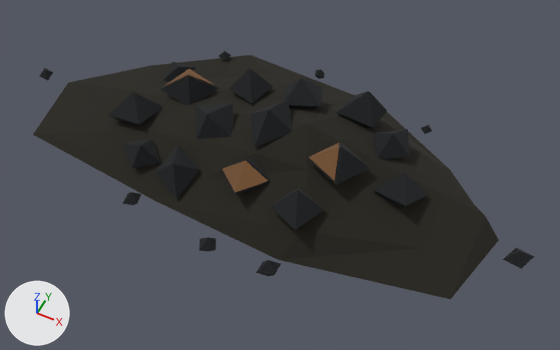
One commit to the glTF model docs/concept-art/models/env-nodule-bed.glb: the scene before it, then after it.
Rendered twice from a 50 mm camera at (5.58, -10.37, 12.47) aimed at (0.67, -0.53, 0.17). Arrows for +X, +Y and +Z are at lower left; the lights stay in place. The older version comes first. Where no turn or scale is listed for an object, it has been applied to the vertices. Vertices at exactly the same position are counted once.

The older version as bpy lines, for what is in view:
```python
ob_nodule_01_glint = bpy.data.objects.new('nodule_01_glint', me_mesh_24)
ob_nodule_01_glint.location = (0.0, 0.0, 0.0)
ob_nodule_04_glint = bpy.data.objects.new('nodule_04_glint', me_mesh_25)
ob_nodule_04_glint.location = (0.0, 0.0, 0.0)
ob_nodule_05 = bpy.data.objects.new('nodule_05', me_mesh_5)
ob_nodule_05.location = (0.0, 0.0, 0.0)
ob_nodule_07_glint = bpy.data.objects.new('nodule_07_glint', me_mesh_26)
ob_nodule_07_glint.location = (0.0, 0.0, 0.0)
ob_nodule_17 = bpy.data.objects.new('nodule_17', me_mesh_17)
ob_nodule_17.location = (0.0, 0.0, 0.0)
ob_nodule_18 = bpy.data.objects.new('nodule_18', me_mesh_18)
ob_nodule_18.location = (0.0, 0.0, 0.0)
ob_nodule_19 = bpy.data.objects.new('nodule_19', me_mesh_19)
ob_nodule_19.location = (0.0, 0.0, 0.0)
ob_nodule_22 = bpy.data.objects.new('nodule_22', me_mesh_22)
ob_nodule_22.location = (0.0, 0.0, 0.0)
ob_nodule_23 = bpy.data.objects.new('nodule_23', me_mesh_23)
ob_nodule_23.location = (0.0, 0.0, 0.0)
# also in view: 'nodule_03' at (0.43, 1.04, 1.05); 'nodule_08' at (0.25, -0.1, 1.16); 'nodule_16' at (5.76, -0.43, 0.21); 'nodule_13' at (2.64, 0.71, 0.86); 'nodule_11' at (3.23, -0.29, 0.7)
```
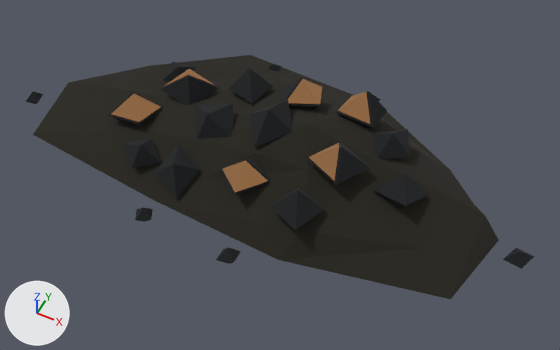
The newer file is also rescaled (x1.024) as a whole; pictures and numbers use the older file's frame.

Changed parts and their boxes (x1, y1, x2, y2) in the pictures (560 x 350 px):
'nodule_04_glint', surface changed (lighter): (223, 160, 268, 192) in both
'nodule_05_glint', added: after (112, 94, 161, 122)
'nodule_03_glint', added: after (288, 79, 322, 104)
'nodule_06_glint', added: after (338, 92, 370, 124)
'nodule_01_glint', surface changed (lighter): (309, 143, 339, 181) in both
'nodule_17', moved: before (256, 260, 281, 276); after (216, 247, 241, 264)
'nodule_18', moved: before (199, 237, 216, 251); after (135, 208, 152, 222)
'nodule_19', moved: before (123, 192, 141, 205); after (26, 92, 43, 104)
'nodule_07_glint', surface changed: (166, 69, 214, 85) in both
'nodule_20', reshaped: before (40, 68, 53, 81); after (268, 64, 281, 71)
'nodule_21', moved: before (219, 51, 231, 61); after (372, 94, 381, 101)
'nodule_22', deleted: before (315, 69, 325, 79)
'nodule_23', deleted: before (421, 125, 432, 134)
'nodule_05', unchanged, covered by the edit: (108, 92, 163, 127) in both
'nodule_03', unchanged, covered by the edit: (283, 78, 323, 110) in both

Patch to the scene script:
```diff
--- a/docs/concept-art/models/env-nodule-bed.glb.py
+++ b/docs/concept-art/models/env-nodule-bed.glb.py
@@ mat_ore_trace @@
 mat_ore_trace.emission_color = (0.195, 0.0931, 0.0343)  # brown #7a5634
-mat_ore_trace.emission_strength = 0.725
+mat_ore_trace.emission_strength = 1.268
@@ me_mesh_17 @@
-me_mesh_17.from_pydata(...)  # 6 vertices, 8 faces; spans x 1.362..1.737, y -3.011..-2.566, z 0.0..0.395
+me_mesh_17.from_pydata(...)  # 6 vertices, 8 faces; spans x 0.532..0.907, y -3.094..-2.649, z 0.0..0.395
+# me_mesh_17 part 1: the whole mesh is moved by (-0.83, -0.083, 0.0)
 me_mesh_17.materials.append(mat_stone_dark)
@@ me_mesh_18 @@
-me_mesh_18.from_pydata(...)  # 6 vertices, 8 faces; spans x 0.012..0.435, y -3.043..-2.599, z 0.0..0.394
+me_mesh_18.from_pydata(...)  # 6 vertices, 8 faces; spans x -1.52..-1.097, y -2.969..-2.524, z 0.0..0.394
+# me_mesh_18 part 2: the whole mesh is moved by (-1.532, 0.075, 0.0)
 me_mesh_18.materials.append(mat_stone_dark)
@@ me_mesh_19 @@
-me_mesh_19.from_pydata(...)  # 6 vertices, 8 faces; spans x -1.941..-1.587, y -2.703..-2.285, z 0.0..0.371
+me_mesh_19.from_pydata(...)  # 6 vertices, 8 faces; spans x -5.687..-5.333, y -1.154..-0.736, z 0.0..0.371
+# me_mesh_19 part 3: the whole mesh is moved by (-3.746, 1.549, 0.0)
 me_mesh_19.materials.append(mat_stone_dark)
@@ me_mesh_20 @@
-me_mesh_20.from_pydata(...)  # 6 vertices, 8 faces; spans x -5.973..-5.667, y -0.269..0.026, z 0.0..0.307
-me_mesh_20.vertices[0].co = (-5.808, -0.147, 0.307)  # pixel (44, 70)
-me_mesh_20.vertices[1].co = (-5.973, 0.026, 0.19)  # pixel (44, 67)
-me_mesh_20.vertices[2].co = (-5.937, -0.24, 0.143)  # pixel (39, 75)
-me_mesh_20.vertices[3].co = (-5.832, -0.096, 0.0)
-me_mesh_20.vertices[4].co = (-5.667, -0.269, 0.116)  # pixel (47, 80)
-me_mesh_20.vertices[5].co = (-5.702, -0.003, 0.164)  # pixel (53, 72)
+me_mesh_20.from_pydata(...)  # 6 vertices, 8 faces; spans x -1.176..-0.873, y 2.36..2.654, z 0.0..0.299
+# me_mesh_20 part 4
+me_mesh_20.vertices[0].co = (-1.055, 2.475, 0.299)  # pixel (271, 64)
+me_mesh_20.vertices[1].co = (-0.913, 2.36, 0.14)
+me_mesh_20.vertices[2].co = (-0.873, 2.618, 0.204)  # pixel (281, 66)
+me_mesh_20.vertices[3].co = (-0.995, 2.539, 0.0)
+me_mesh_20.vertices[4].co = (-1.136, 2.654, 0.159)  # pixel (272, 63)
+me_mesh_20.vertices[5].co = (-1.176, 2.395, 0.095)
 me_mesh_20.materials.append(mat_stone_dark)
@@ me_mesh_21 @@
-me_mesh_21.from_pydata(...)  # 6 vertices, 8 faces; spans x -2.47..-2.192, y 2.262..2.579, z 0.0..0.269
+me_mesh_21.from_pydata(...)  # 6 vertices, 8 faces; spans x 1.411..1.689, y 2.414..2.731, z 0.0..0.269
+# me_mesh_21 part 5: the whole mesh is moved by (3.881, 0.152, 0.0)
 me_mesh_21.materials.append(mat_stone_dark)
@@ me_mesh_26_1 @@
+me_mesh_26_1.from_pydata([(1.723, 1.435, 1.384), (1.292, 0.953, 1.058), (2.047, 0.965, 0.966), (1.307, 1.69, 0.872)], [], [(0, 1, 2), (1, 0, 3)])
+me_mesh_26_1.materials.append(mat_ore_trace)  # black #0b0805, glowing brown #7a5634
@@ me_mesh_25_1 @@
+me_mesh_25_1.from_pydata([(-2.956, -0.45, 0.961), (-3.331, -0.902, 0.559), (-2.576, -0.899, 0.645), (-2.495, -0.157, 0.506)], [], [(0, 1, 2), (2, 3, 0)])
+me_mesh_25_1.materials.append(mat_ore_trace)  # black #0b0805, glowing brown #7a5634
@@ me_mesh_23_1 @@
+me_mesh_23_1.from_pydata([(0.395, 1.095, 1.486), (0.23, 0.582, 1.138), (0.955, 0.785, 1.244), (0.695, 1.478, 1.068)], [], [(0, 1, 2), (2, 3, 0)])
+me_mesh_23_1.materials.append(mat_ore_trace)  # black #0b0805, glowing brown #7a5634
@@ ob_nodule_22 @@
-ob_nodule_22 = bpy.data.objects.new('nodule_22', me_mesh_22)
@@ ob_nodule_23 @@
-ob_nodule_23 = bpy.data.objects.new('nodule_23', me_mesh_23)
@@ ob_nodule_06_glint @@
+ob_nodule_06_glint = bpy.data.objects.new('nodule_06_glint', me_mesh_26_1)
+ob_nodule_06_glint.location = (0.0, 0.0, 0.0)
@@ ob_nodule_05_glint @@
+ob_nodule_05_glint = bpy.data.objects.new('nodule_05_glint', me_mesh_25_1)
+ob_nodule_05_glint.location = (0.0, 0.0, 0.0)
@@ ob_nodule_03_glint @@
+ob_nodule_03_glint = bpy.data.objects.new('nodule_03_glint', me_mesh_23_1)
+ob_nodule_03_glint.location = (0.0, 0.0, 0.0)
```
